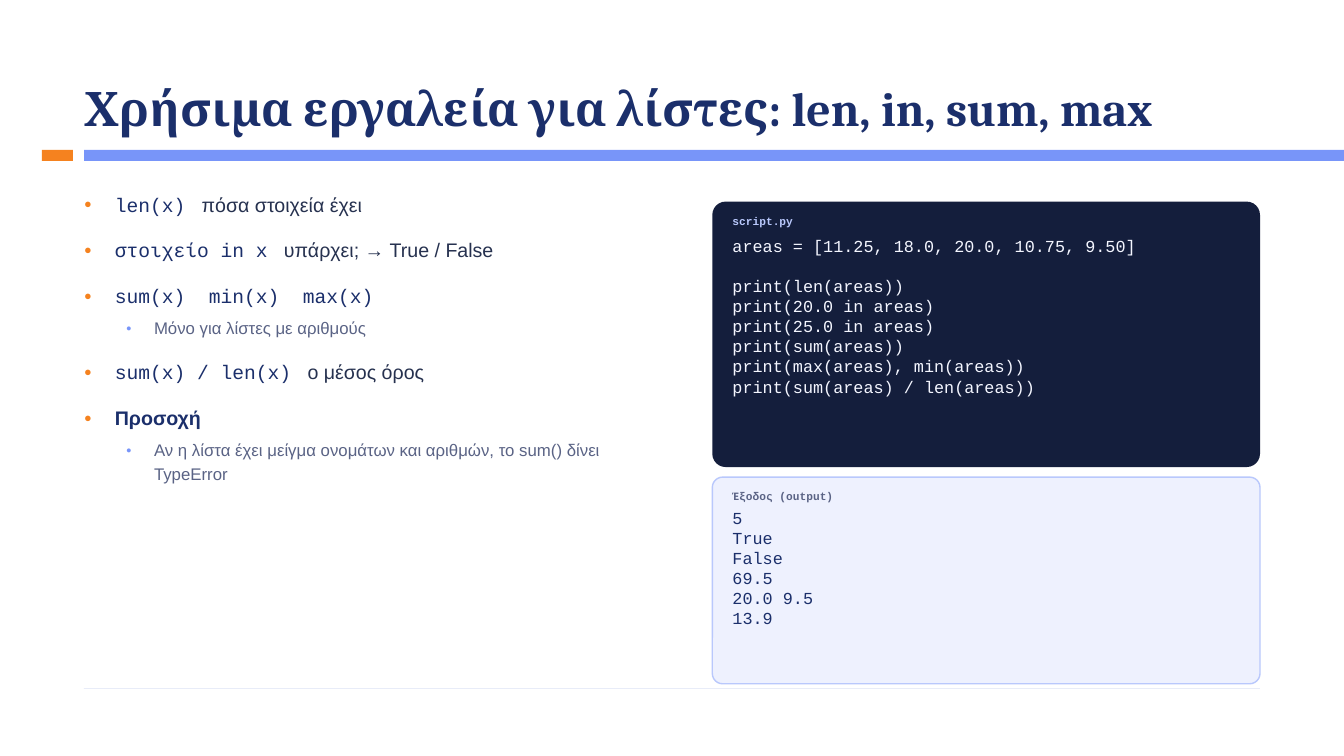
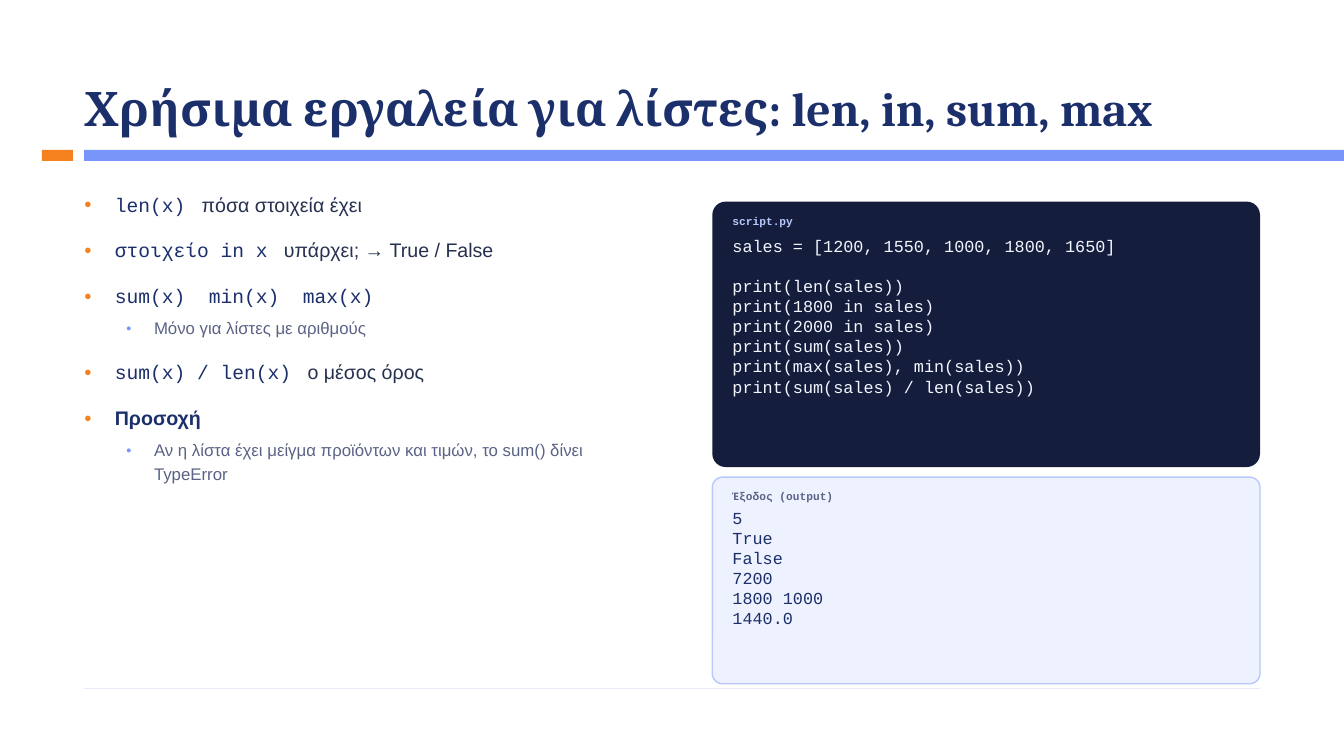
Before and after one commit to kalampokis/kalampokis.github.io, a slide deck: slide 24 of bap/Week3/BAP_Week3_Python_Basics.pptx. Drawn at 1344x756 pixels with LibreOffice and Linux fonts; fonts in the diff are those of the drawing. Boxes give left, top, right and bottom in pixels: in the first picture for what was removed or moved away, otherwise in the second. Text is boxed around its words. In the diff, an @@ line names an element or a change of style, - is before the commit and + after.

```diff
--- a/bap/Week3/BAP_Week3_Python_Basics.pptx
+++ b/bap/Week3/BAP_Week3_Python_Basics.pptx
@@ text at bbox=[732, 240, 1115, 397]: text changed @@
-areas = [11.25, 18.0, 20.0, 10.75, 9.50]
-print(len(areas))
-print(20.0 in areas)
-print(25.0 in areas)
-print(sum(areas))
-print(max(areas), min(areas))
-print(sum(areas) / len(areas))
+sales = [1200, 1550, 1000, 1800, 1650]
+print(len(sales))
+print(1800 in sales)
+print(2000 in sales)
+print(sum(sales))
+print(max(sales), min(sales))
+print(sum(sales) / len(sales))
@@ text at bbox=[154, 443, 583, 484]: text changed @@
-  ● Αν η λίστα έχει μείγμα ονομάτων και αριθμών, το sum() δίνει TypeError
+  ● Αν η λίστα έχει μείγμα προϊόντων και τιμών, το sum() δίνει TypeError
@@ text at bbox=[732, 572, 823, 624]: text changed @@
-69.5
-20.0 9.5
-13.9
+7200
+1800 1000
+1440.0
```
Also in this commit, not shown: 25 other slides changed, 1 slide added, 1 slide removed, 1 other file.
